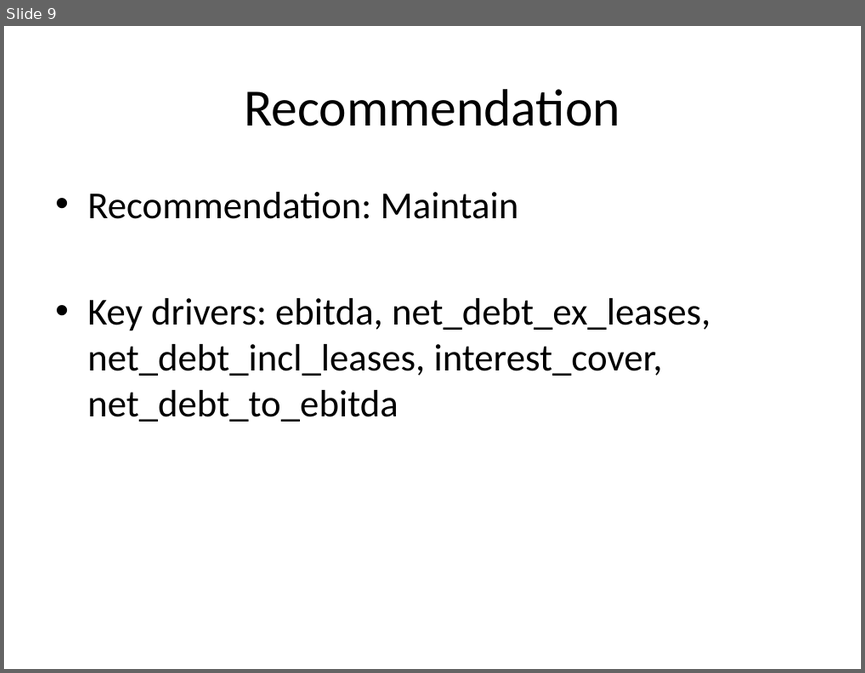
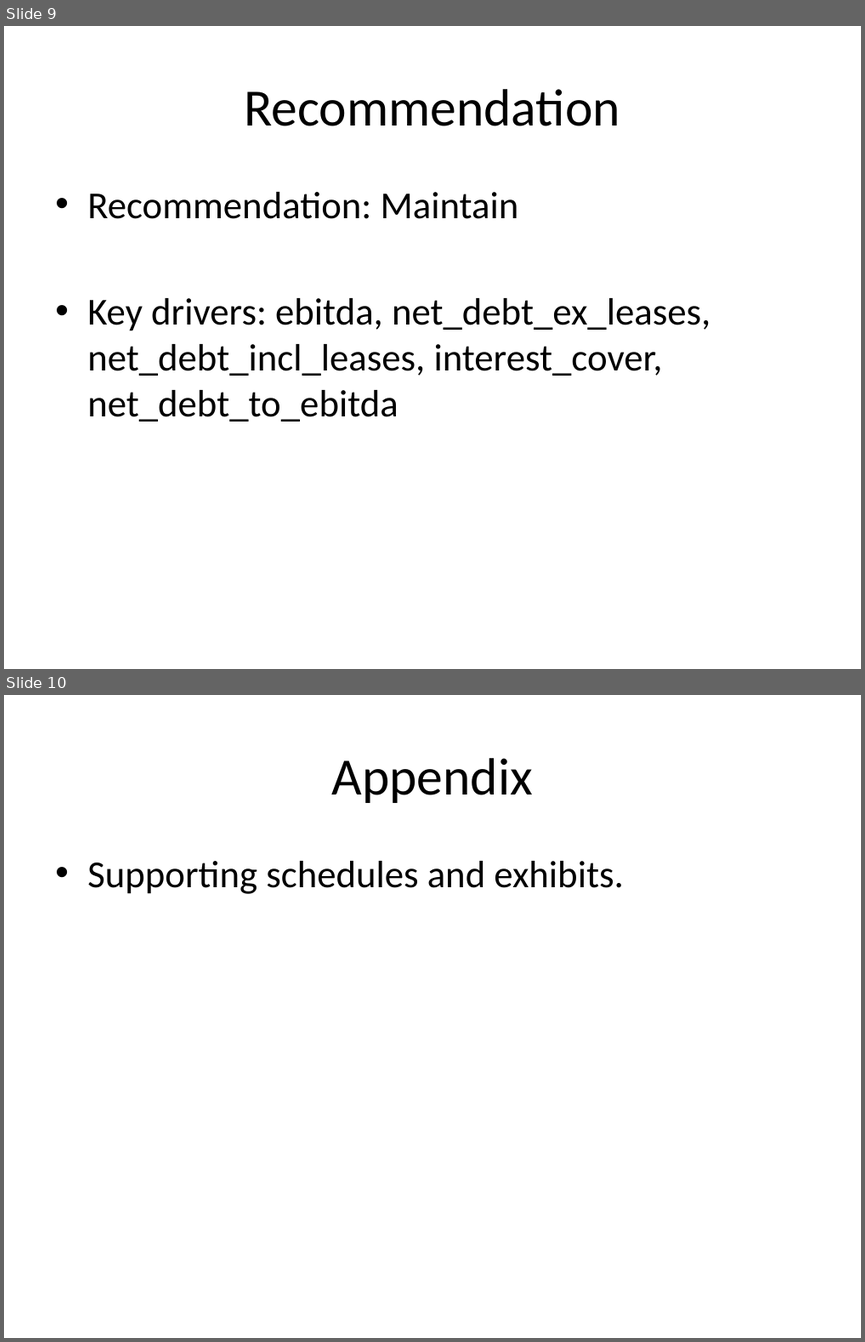
Before and after one commit to Menazza/credit_analysis_ai, a slide deck: test_results/pipeline_output/committee_deck.pptx. Shown one above the other, each under a label of ours: slide 9 before the commit, slides 9 and 10 after it. The pictures are 865x673 and 865x1342 pixels, drawn with LibreOffice and Linux fonts; fonts in the diff are those of the drawing. Boxes give left, top, right and bottom in pixels: in the first picture for what was removed or moved away, otherwise in the second. Text is boxed around its words. In the diff, an @@ line names an element or a change of style, - is before the commit and + after.

```diff
--- a/test_results/pipeline_output/committee_deck.pptx
+++ b/test_results/pipeline_output/committee_deck.pptx
@@ slide 10 added at (x1=4, y1=695, x2=861, y2=1338), background #FFFFFF @@
@@ title added at (x1=332, y1=758, x2=533, y2=803), 44 pt, text #000000 @@
+Appendix
@@ text added at (x1=87, y1=861, x2=623, y2=894), 32 pt, text #000000 @@
+• Supporting schedules and exhibits.
```
Also in this commit, not shown: 7 slides changed, 1 slide removed, 21 other files.
